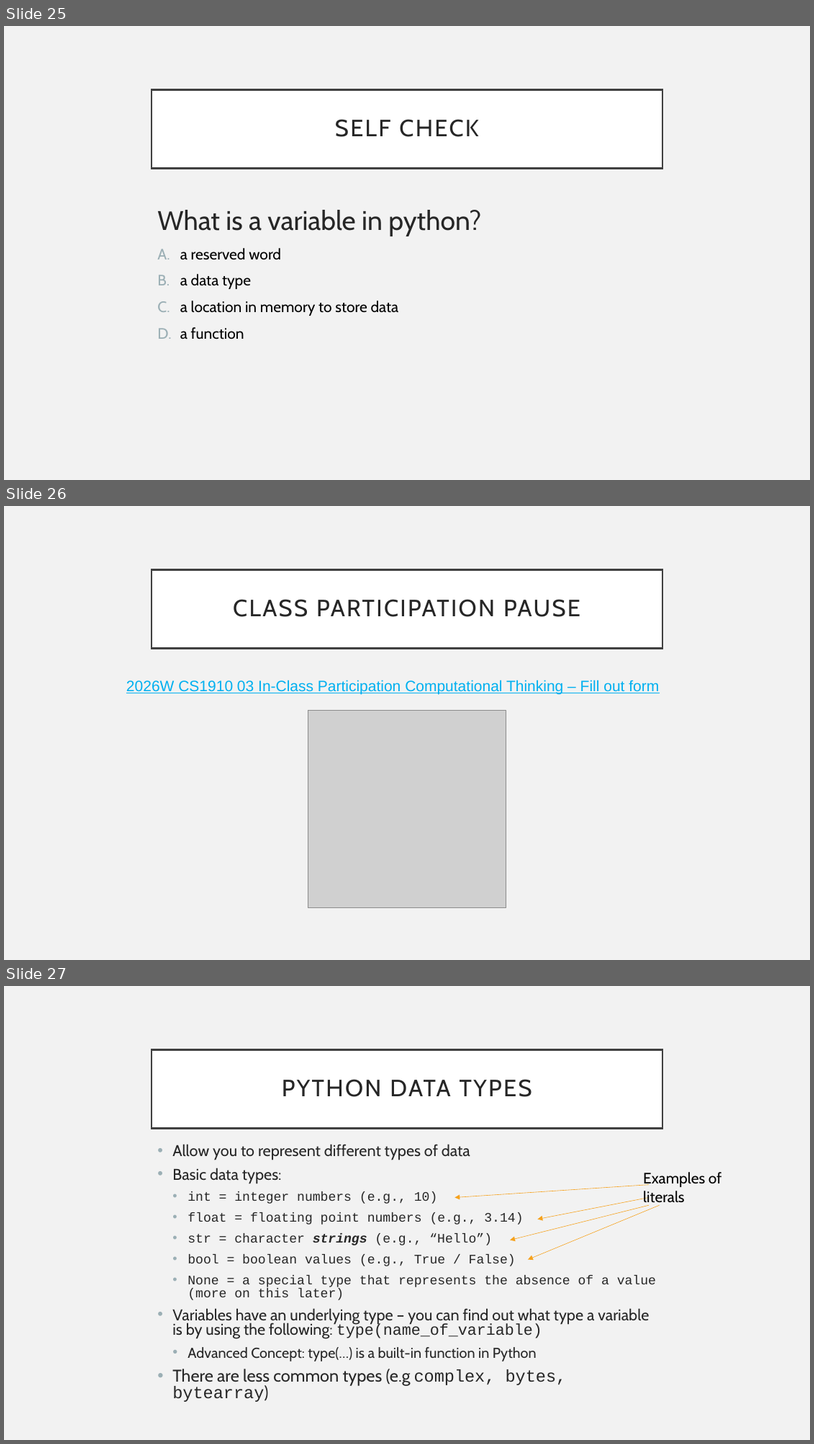
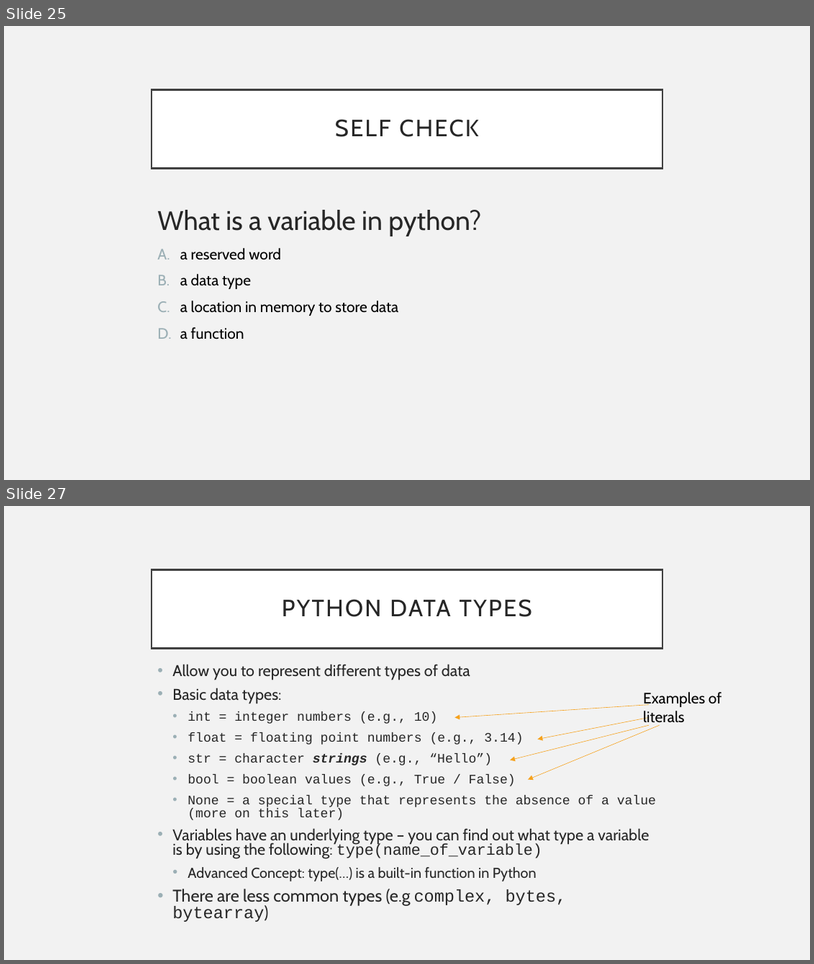
Before and after one commit to UPEI-CS/CS1910-Students, a slide deck: lectures/03-Variables-Literals-Types/CS1910_Variables-Literals-Types_Lecture.pptx. Shown one above the other, each under a label of ours: slides 25, 26 and 27 before the commit, slides 25 and 27 after it; the slides between them are not shown. The pictures are 814x1444 and 814x964 pixels, drawn with LibreOffice and Linux fonts; fonts in the diff are those of the drawing; grey boxes stand for pictures. Boxes give left, top, right and bottom in pixels: in the first picture for what was removed or moved away, otherwise in the second. Text is boxed around its words. In the diff, an @@ line names an element or a change of style, - is before the commit and + after.

```diff
--- a/lectures/03-Variables-Literals-Types/CS1910_Variables-Literals-Types_Lecture.pptx
+++ b/lectures/03-Variables-Literals-Types/CS1910_Variables-Literals-Types_Lecture.pptx
@@ slide 26 removed at (x1=4, y1=506, x2=810, y2=960), background #F2F2F2 @@
@@ title removed at (x1=152, y1=569, x2=663, y2=648) @@
-CLASS PARTICIPATION PAUSE
@@ text removed at (x1=126, y1=680, x2=659, y2=694) @@
-2026W CS1910 03 In-Class Participation Computational Thinking – Fill out form
@@ picture removed at (x1=309, y1=710, x2=506, y2=908) @@
```
Also in this commit, not shown: 1 slide changed, 1 slide added, 1 other slide removed, 1 other file.
